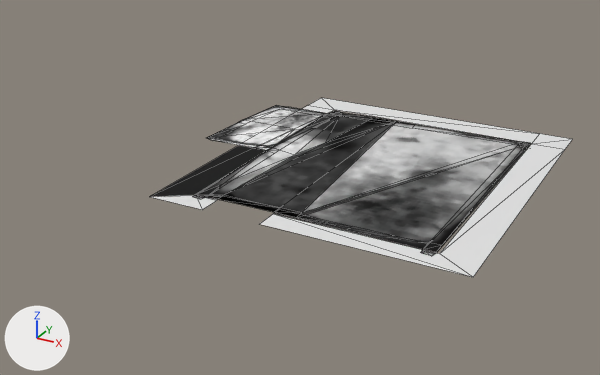
Two versions of the FBX model Assets/Meshes/hut.FBX, one commit apart.
Camera for both pictures: a camera (50 mm lens) standing at (13.1, -29.5, 13.5) and looking at (-2.9, -0.5, -1.0). The lights are fixed; the arrows at lower left show +X, +Y and +Z. Mesh edges are drawn as thin lines. Where no turn or scale is listed for an object, it has been applied to the vertices. Vertices at the same position are counted once.

The first picture shows 'drifts', 'hut_floor', 'hut_mask'.
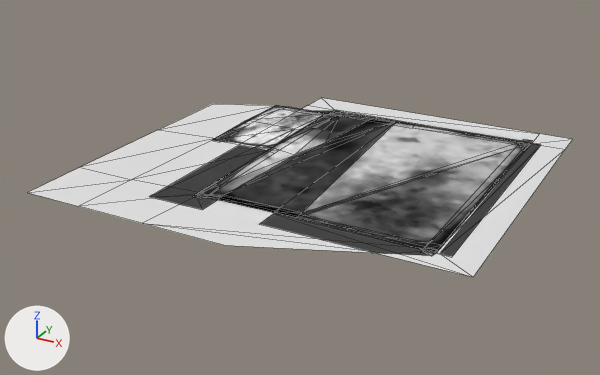
What differs and where, as boxes (x1, y1, x2, y2) in the pictures (600 x 375 px; the box of a moved part takes in the faces that stretch with it):
'hut_mask', reshaped: before (193, 105, 530, 256); after (193, 105, 531, 256)
'hut_shadow', added: after (27, 104, 541, 256)
part 1 of me_mesh_003, moved or reshaped: before (207, 105, 328, 148); after (214, 105, 328, 148)
'hut_floor', unchanged, covered by the edit: before (195, 111, 531, 245)

Diff of the bpy script that builds the scene:
```diff
--- a/Assets/Meshes/hut.FBX.py
+++ b/Assets/Meshes/hut.FBX.py
@@ me_mesh_003 @@
 me_mesh_003.from_pydata(...)  # 44 vertices, 56 faces; spans x -8.45..5.07, y -5.35..7.2, z 0.0..0.04
 # used by ob_hut_mask; location = (0.0, 0.0, 0.0)
-me_mesh_003.vertices[18].co = (-8.45, 0.54, 0.0)  # pixel (206, 137)
-me_mesh_003.vertices[40].co = (-8.0, 0.38, 0.0)  # pixel (212, 140)
-me_mesh_003.vertices[41].co = (-8.34, 3.59, 0.0)  # pixel (243, 119)
+# me_mesh_003 part 1
+me_mesh_003.vertices[18].co = (-8.06, 0.54, 0.0)  # pixel (213, 139)
+me_mesh_003.vertices[40].co = (-8.0, 0.44, 0.0)  # pixel (213, 140)
+me_mesh_003.vertices[41].co = (-8.06, 3.59, 0.0)  # pixel (248, 120)
 me_mesh_003.materials.append(mat_material__27)
@@ me_mesh_005 @@
+me_mesh_005.from_pydata(...)  # 35 vertices, 24 faces; spans x -11.1..5.5, y -8.1..7.5, z 0.0
@@ ob_hut_shadow @@
+ob_hut_shadow = bpy.data.objects.new('hut_shadow', me_mesh_005)
+ob_hut_shadow.location = (0.0, 0.0, 0.0)
```
